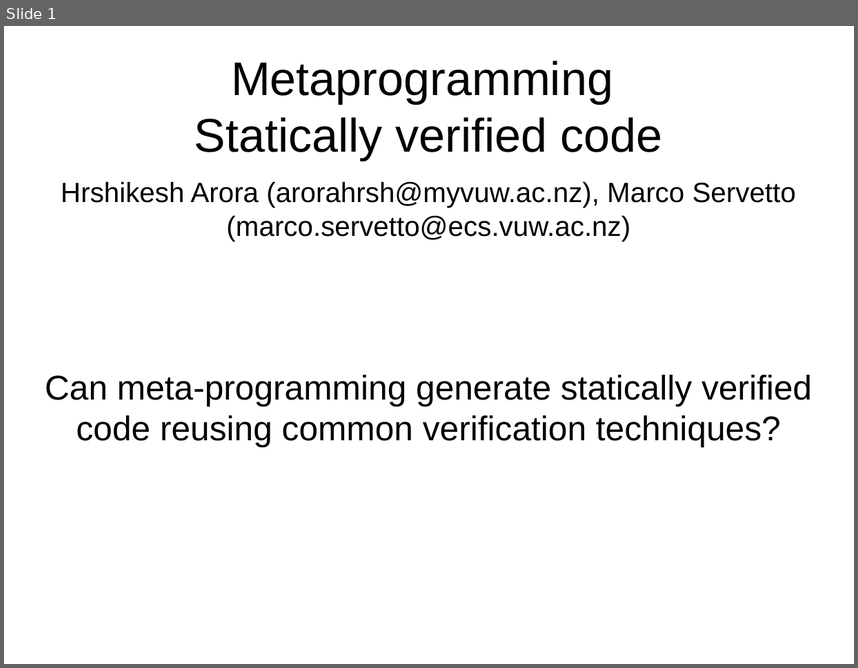
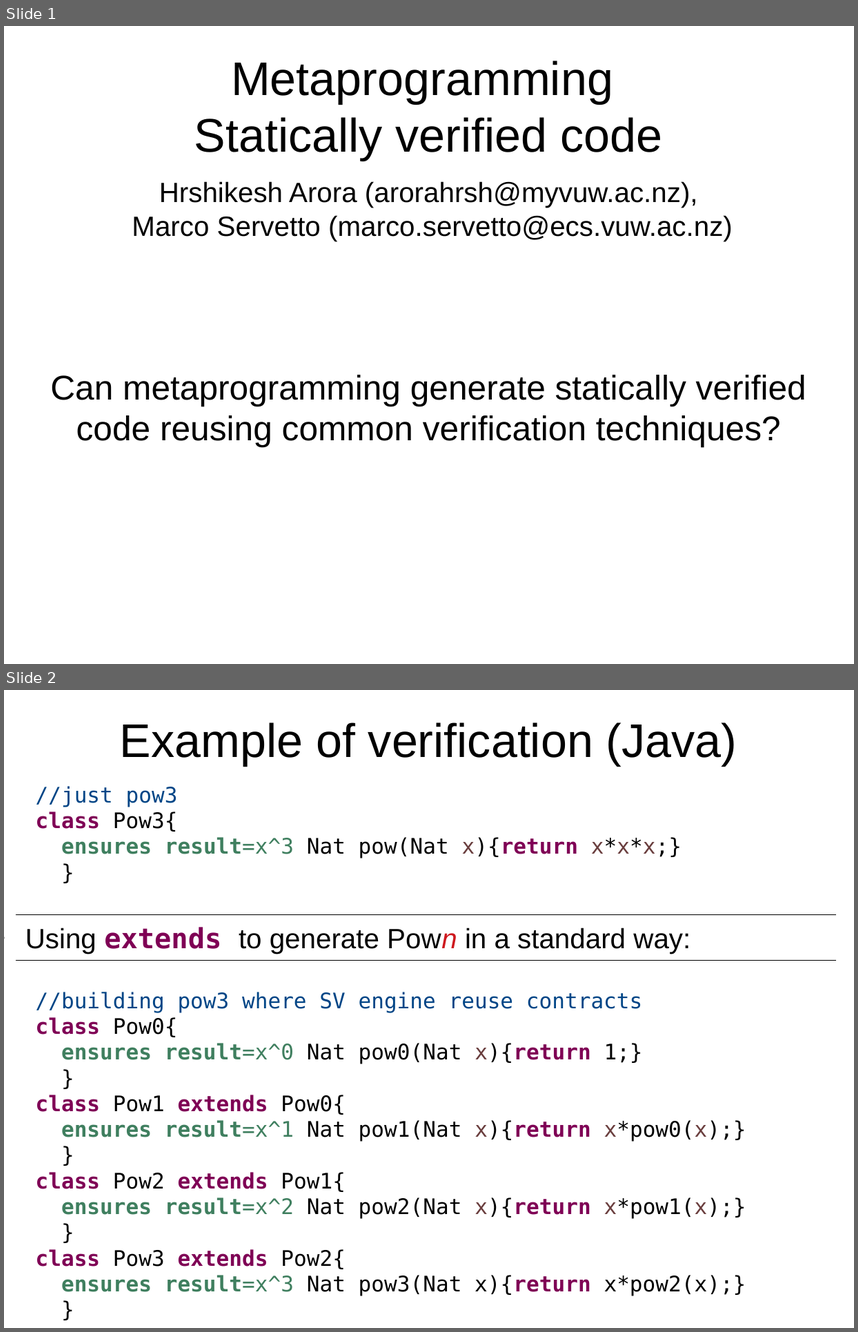
Before and after one commit to ElvisResearchGroup/L42, a slide deck: Main/papers/Sapling2/Slides.odp. Shown one above the other, each under a label of ours: slide 1 before the commit, slides 1 and 2 after it. The pictures are 858x668 and 858x1332 pixels, drawn with LibreOffice and Linux fonts; fonts in the diff are those of the drawing. Boxes give left, top, right and bottom in pixels: in the first picture for what was removed or moved away, otherwise in the second. Text is boxed around its words. In the diff, an @@ line names an element or a change of style, - is before the commit and + after.

```diff
--- a/Main/papers/Sapling2/Slides.odp
+++ b/Main/papers/Sapling2/Slides.odp
@@ slide 2 added at <box>4,690,854,1328</box>, background #FFFFFF @@
@@ title added at <box>120,722,737,765</box>, 44 pt, text #000000 @@
+Example of verification (Java)
@@ text added at <box>36,786,746,1296</box>, 20 pt, text #000000 @@
+//just pow3
+class Pow3{
+ensures result=x^3 Nat pow(Nat x){return x*x*x;}
+}
+//building pow3 where SV engine reuse contracts
+class Pow0{
+ensures result=x^0 Nat pow0(Nat x){return 1;}
+}
+class Pow1 extends Pow0{
+ensures result=x^1 Nat pow1(Nat x){return x*pow0(x);}
+}
+class Pow2 extends Pow1{
+ensures result=x^2 Nat pow2(Nat x){return x*pow1(x);}
+}
+class Pow3 extends Pow2{
+ensures result=x^3 Nat pow3(Nat x){return x*pow2(x);}
+}
@@ line added from (16, 914) to (836, 914), #000000 0 pt @@
@@ text added at <box>25,927,691,954</box>, 26 pt, text #000000 @@
+● Using extends to generate Pown in a standard way:
@@ line added from (16, 960) to (836, 960), #000000 0 pt @@
@@ slide 1 changed as well @@
@@ subtitle "Hrshikesh Arora (arorahrsh@myvuw.ac.nz), Marco Servetto ..." rewrapped from <box>61,181,796,241</box> to <box>132,181,733,241</box> @@
@@ text at <box>50,374,806,447</box>: text changed @@
-Can meta-programming generate statically verified code reusing common verification techniques?
+Can metaprogramming generate statically verified code reusing common verification techniques?
```
Also in this commit, not shown: 1 other slide changed, 9 other slides added, 4 slides removed, 1 other file.
